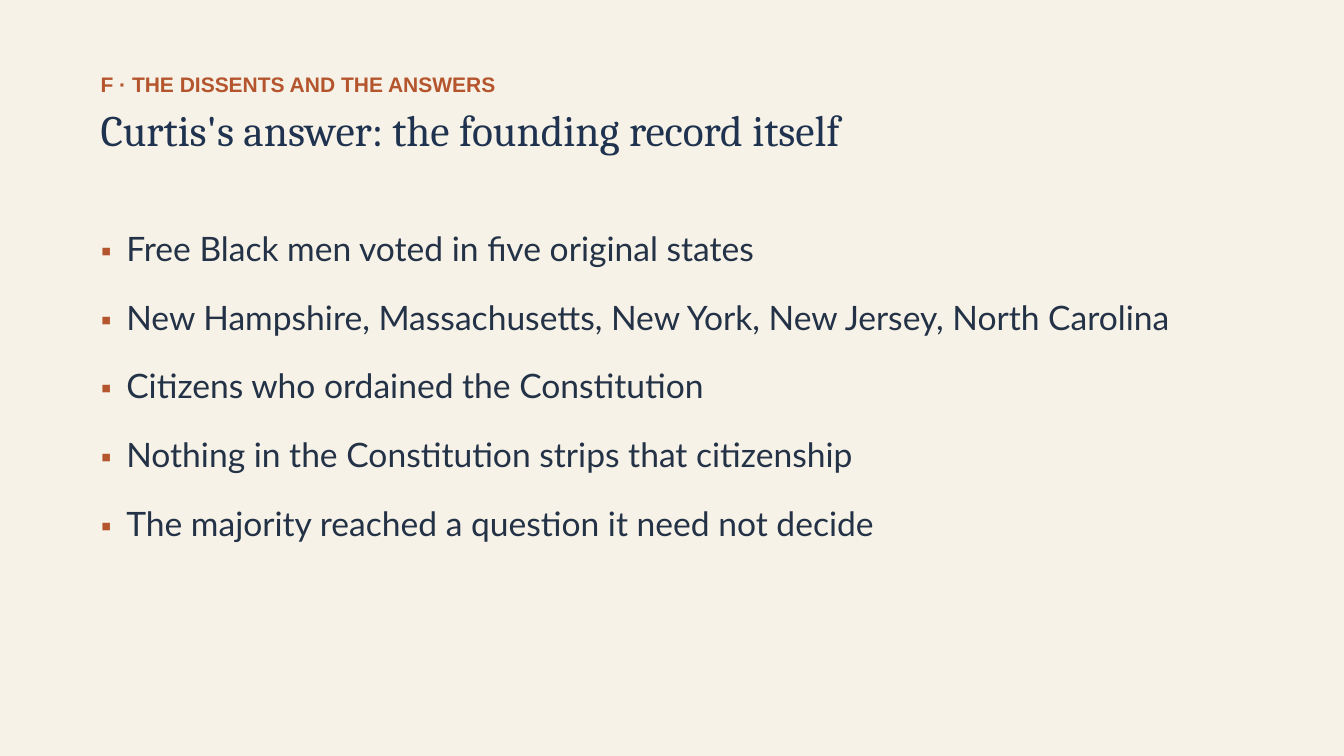
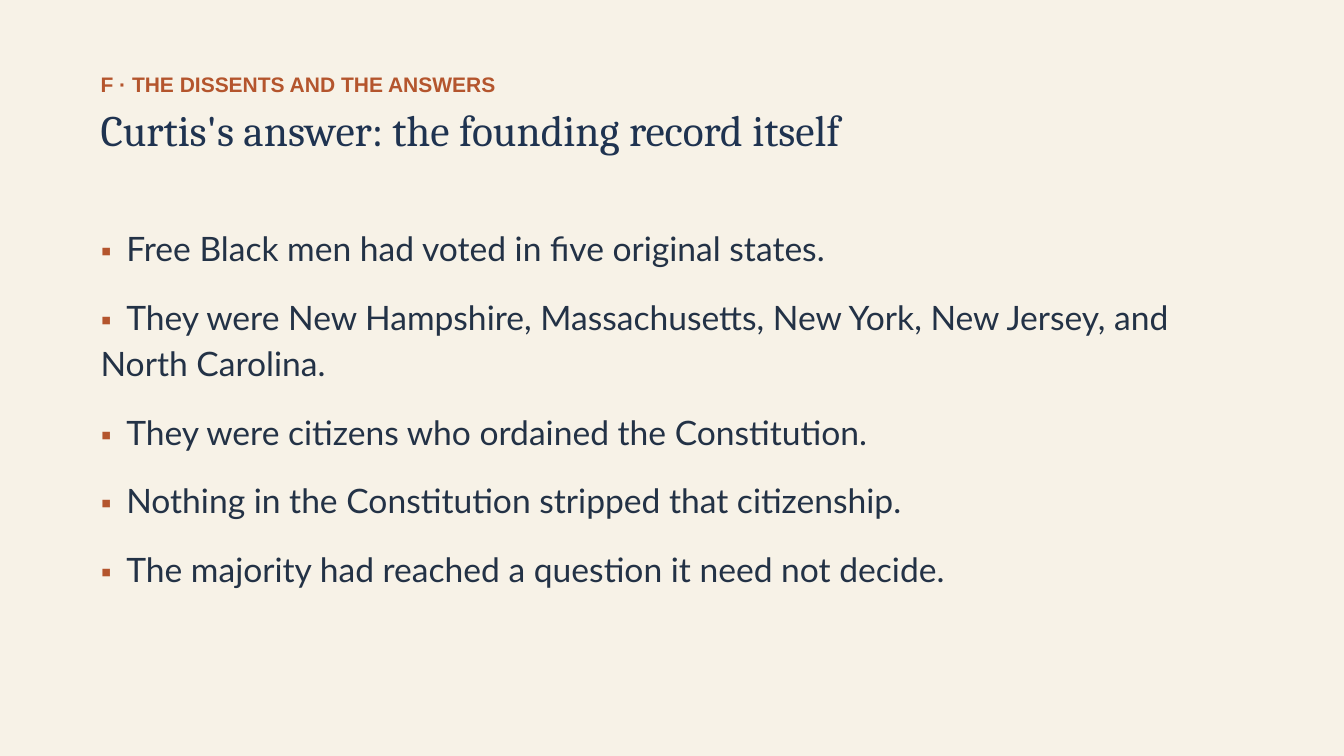
Before and after one commit to ab17gthb/humanities-curriculum-group, a slide deck: slide 18 of sectional-crisis/lesson-04/lesson-04-slides.pptx. Drawn at 1344x756 pixels with LibreOffice and Linux fonts; fonts in the diff are those of the drawing. Boxes give left, top, right and bottom in pixels: in the first picture for what was removed or moved away, otherwise in the second. Text is boxed around its words. In the diff, an @@ line names an element or a change of style, - is before the commit and + after.

```diff
--- a/sectional-crisis/lesson-04/lesson-04-slides.pptx
+++ b/sectional-crisis/lesson-04/lesson-04-slides.pptx
@@ text at (101,236,1168,588): text changed @@
-▪ Free Black men voted in five original states
-▪ New Hampshire, Massachusetts, New York, New Jersey, North Carolina
-▪ Citizens who ordained the Constitution
-▪ Nothing in the Constitution strips that citizenship
-▪ The majority reached a question it need not decide
+▪ Free Black men had voted in five original states.
+▪ They were New Hampshire, Massachusetts, New York, New Jersey, and North Carolina.
+▪ They were citizens who ordained the Constitution.
+▪ Nothing in the Constitution stripped that citizenship.
+▪ The majority had reached a question it need not decide.
```
Also in this commit, not shown: 7 other slides changed, 6 other files.
